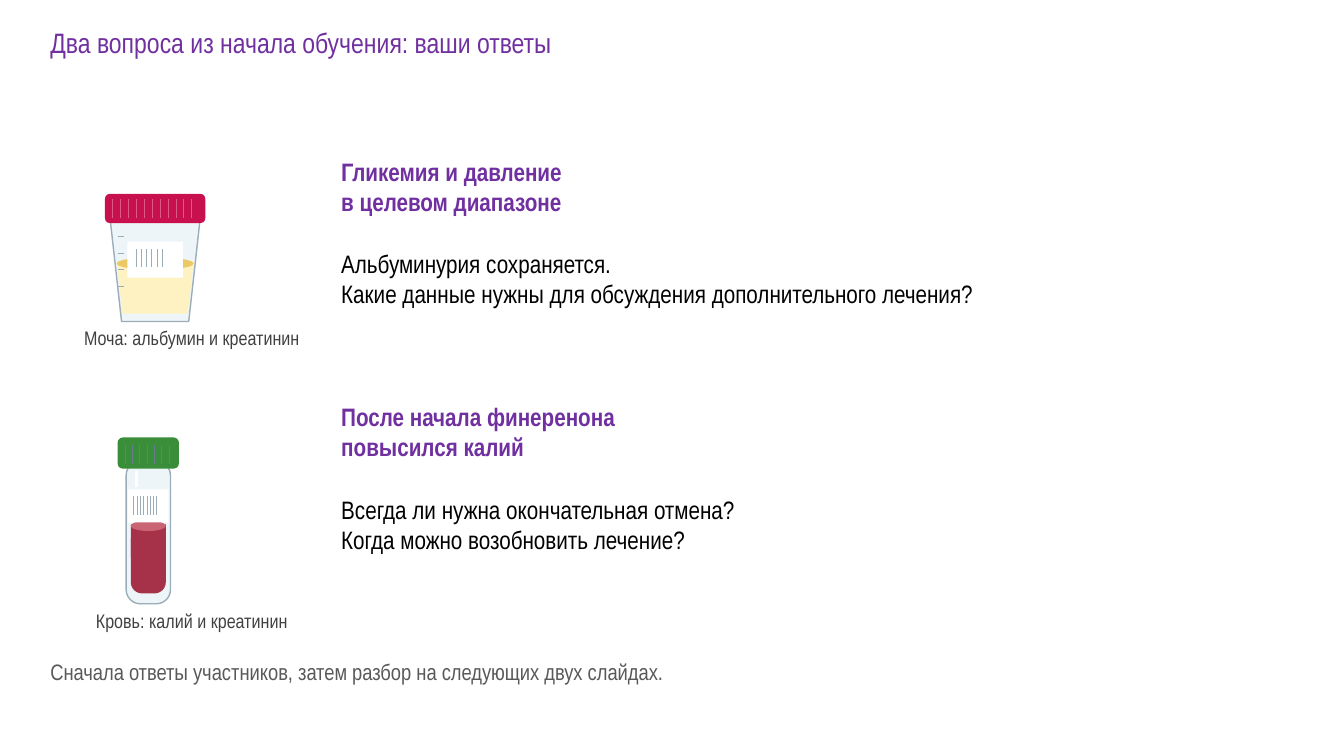
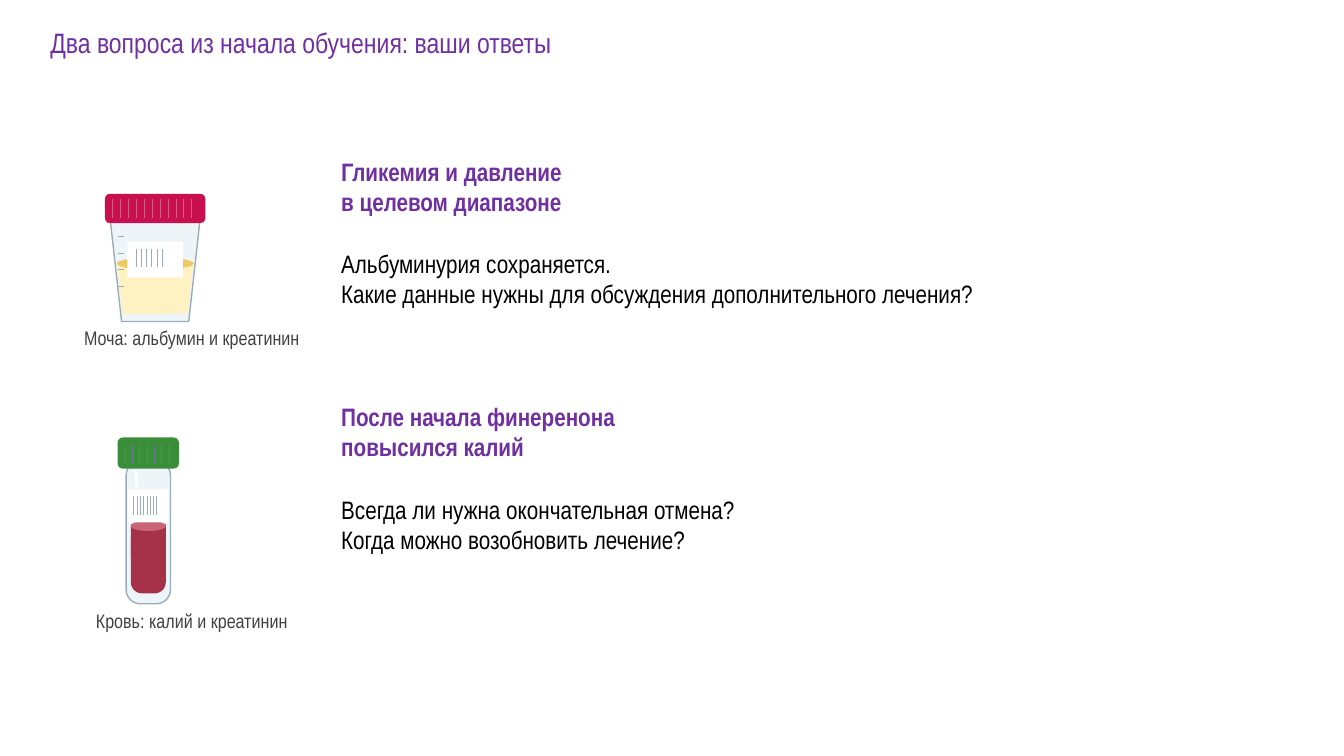
Before and after one commit to drabdulbosit1-eng/my-test-cloud, a slide deck: slide 37 of finerenone/Finerenone_Levin_reviewed.pptx. Drawn at 1344x756 pixels with LibreOffice and Linux fonts; fonts in the diff are those of the drawing. Boxes give left, top, right and bottom in pixels: in the first picture for what was removed or moved away, otherwise in the second. Text is boxed around its words. In the diff, an @@ line names an element or a change of style, - is before the commit and + after.

```diff
--- a/finerenone/Finerenone_Levin_reviewed.pptx
+++ b/finerenone/Finerenone_Levin_reviewed.pptx
@@ text removed at box(50, 663, 663, 685) @@
-Сначала ответы участников, затем разбор на следующих двух слайдах.
```
Also in this commit, not shown: 24 other slides changed, 1 other file.
